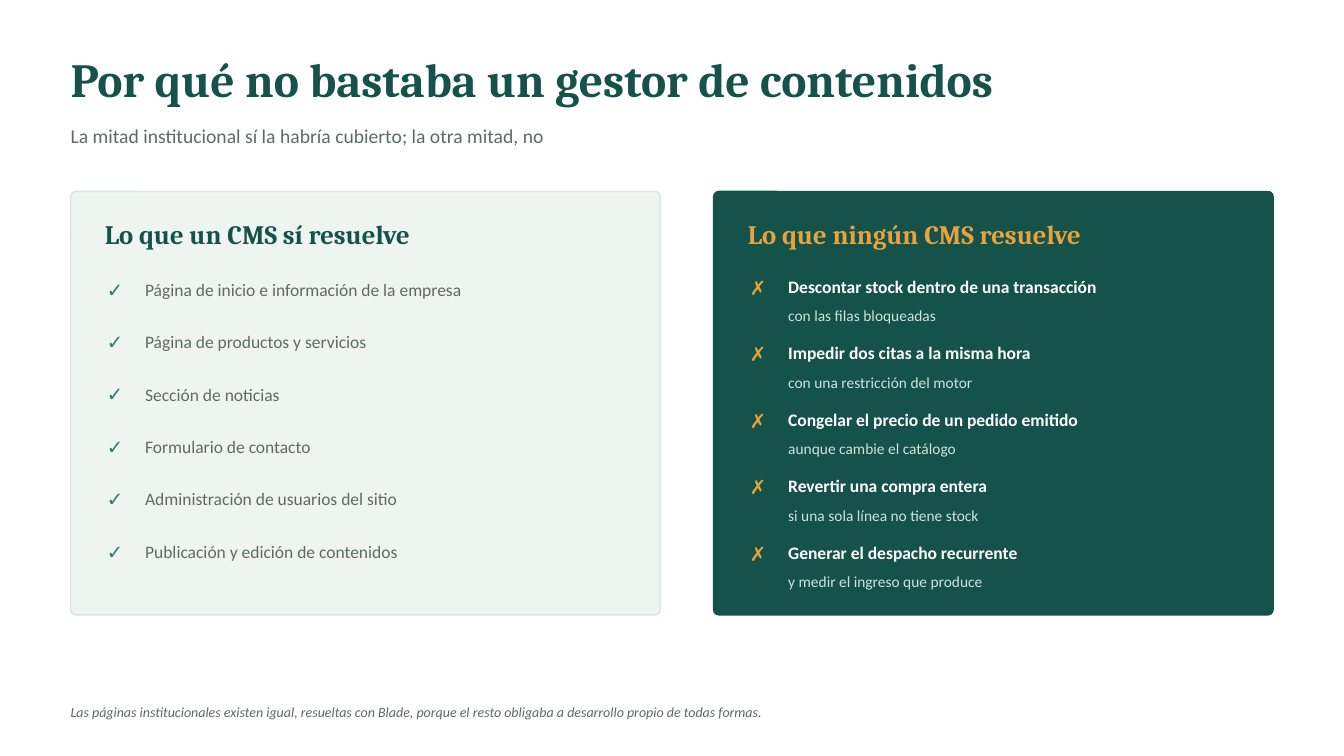
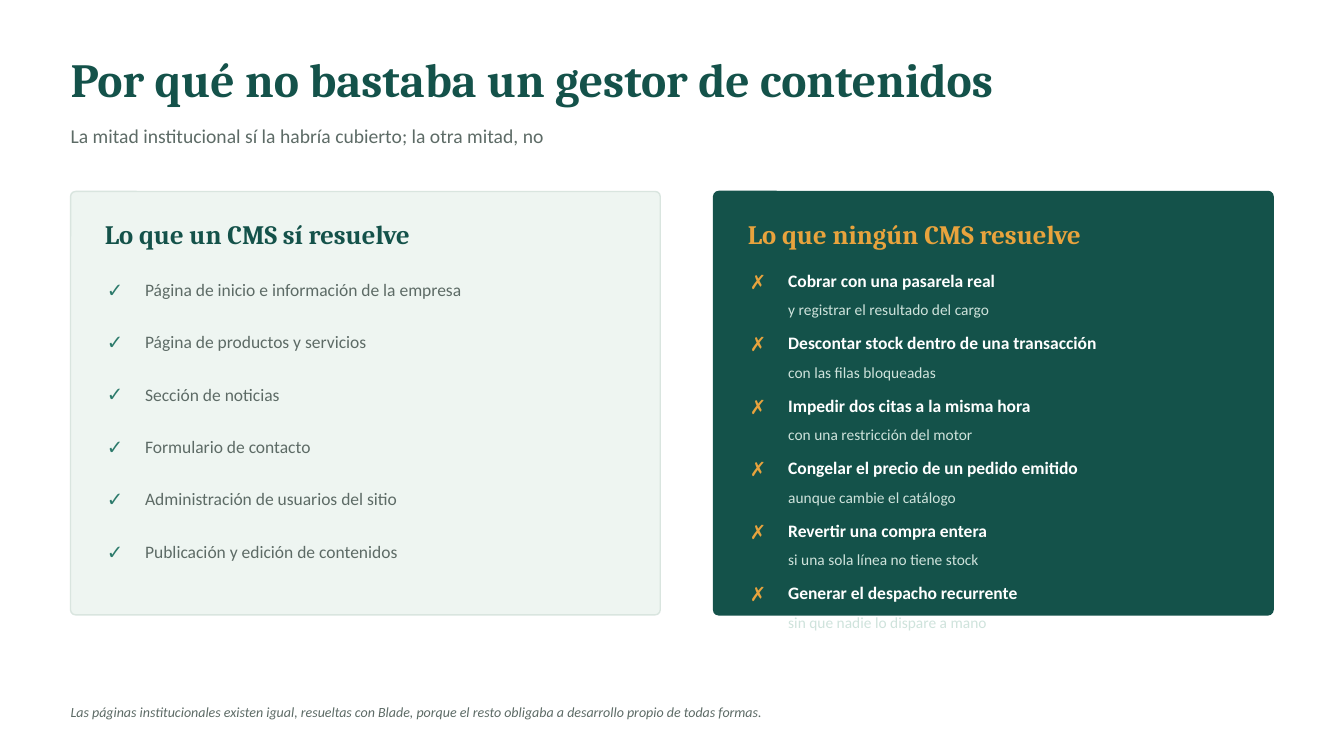
Before and after one commit to BrahamsCode/VetPetSurco, a slide deck: slide 6 of docs/presentacion/Paso1_IdentificarLaNecesidad.pptx. Drawn at 1344x756 pixels with LibreOffice and Linux fonts; fonts in the diff are those of the drawing. Boxes give left, top, right and bottom in pixels: in the first picture for what was removed or moved away, otherwise in the second. Text is boxed around its words. In the diff, an @@ line names an element or a change of style, - is before the commit and + after.

```diff
--- a/docs/presentacion/Paso1_IdentificarLaNecesidad.pptx
+++ b/docs/presentacion/Paso1_IdentificarLaNecesidad.pptx
@@ text "✗": place and size @@
-text "✗" at bbox=[750, 270, 784, 304]
+text "✗" at bbox=[750, 264, 784, 298]
@@ text added at bbox=[788, 274, 995, 290], 12.5 pt, text #FFFFFF, bold @@
+Cobrar con una pasarela real
@@ text "✗": place and size @@
-text "✗" at bbox=[750, 337, 784, 371]
+text "✗" at bbox=[750, 327, 784, 361]
@@ text "Descontar stock dentro de una ...": place and size @@
-text "Descontar stock dentro de una ..." at bbox=[788, 280, 1096, 293]
+text "Descontar stock dentro de una ..." at bbox=[788, 336, 1096, 349]
@@ text added at bbox=[788, 304, 989, 318], 11 pt, text #CFE3DC @@
+y registrar el resultado del cargo
@@ text "con las filas bloqueadas": place and size @@
-text "con las filas bloqueadas" at bbox=[788, 310, 936, 324]
+text "con las filas bloqueadas" at bbox=[788, 367, 936, 381]
@@ text "✗": place and size @@
-text "✗" at bbox=[750, 403, 784, 438]
+text "✗" at bbox=[750, 389, 784, 423]
@@ 4 texts: place and size @@
-4 texts at bbox=[788, 346, 1078, 457]
+4 texts at bbox=[788, 399, 1078, 506]
@@ text "✗": place and size @@
-text "✗" at bbox=[750, 470, 784, 504]
+text "✗" at bbox=[750, 452, 784, 486]
@@ text "✗": place and size @@
-text "✗" at bbox=[750, 536, 784, 571]
+text "✗" at bbox=[750, 514, 784, 548]
@@ text "Revertir una compra entera": place and size @@
-text "Revertir una compra entera" at bbox=[788, 479, 987, 495]
+text "Revertir una compra entera" at bbox=[788, 524, 987, 540]
@@ text "si una sola línea no ...": place and size @@
-text "si una sola línea no ..." at bbox=[788, 510, 979, 521]
+text "si una sola línea no ..." at bbox=[788, 554, 979, 565]
@@ text added at bbox=[750, 577, 784, 611], 14 pt, text #E8A33D, bold @@
+✗
@@ text "Generar el despacho recurrente": place and size @@
-text "Generar el despacho recurrente" at bbox=[788, 546, 1017, 562]
+text "Generar el despacho recurrente" at bbox=[788, 586, 1017, 602]
@@ text removed at bbox=[788, 576, 983, 590] @@
-y medir el ingreso que produce
@@ text added at bbox=[788, 614, 987, 630], 11 pt, text #CFE3DC @@
+sin que nadie lo dispare a mano
```
Also in this commit, not shown: 6 other slides changed.
